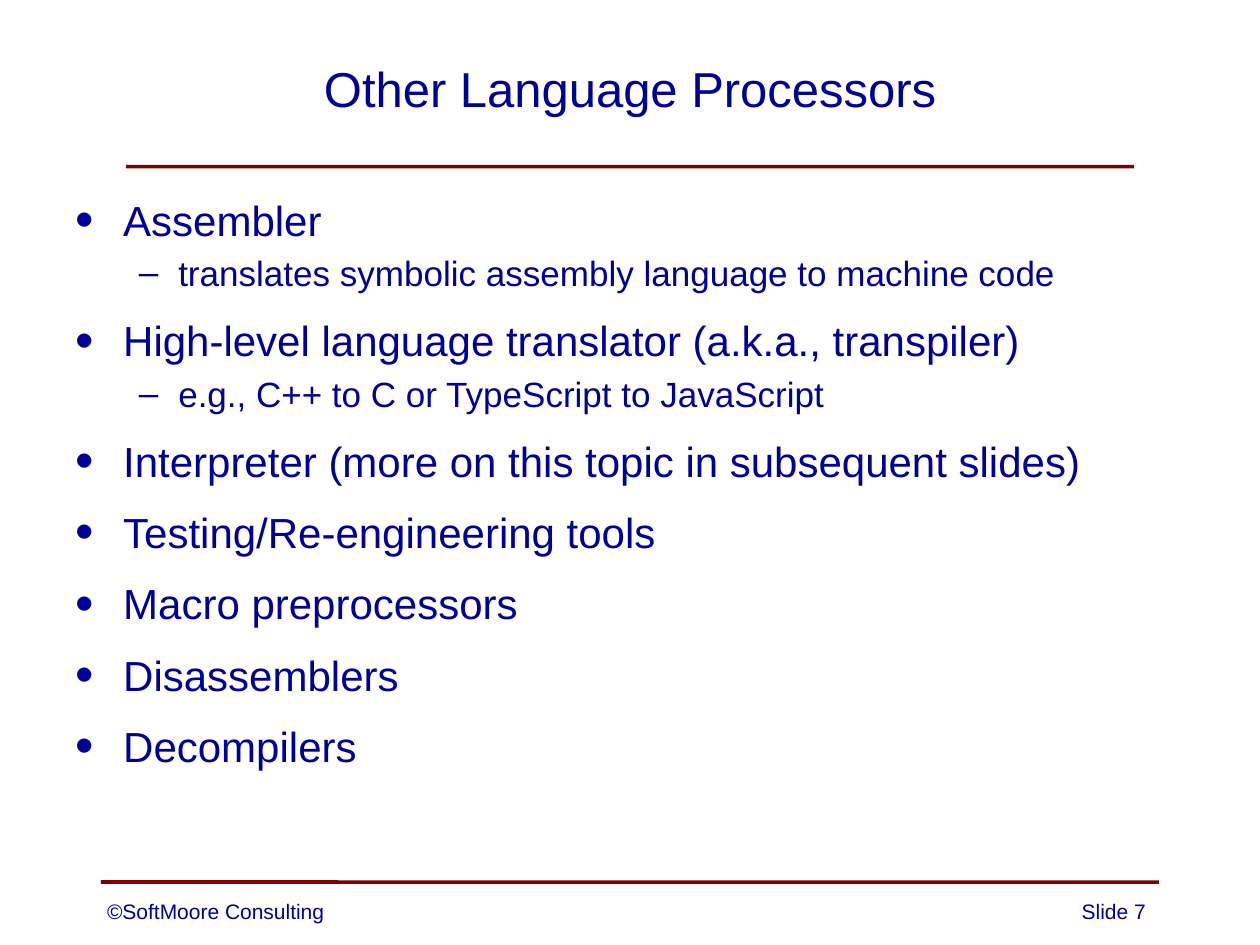
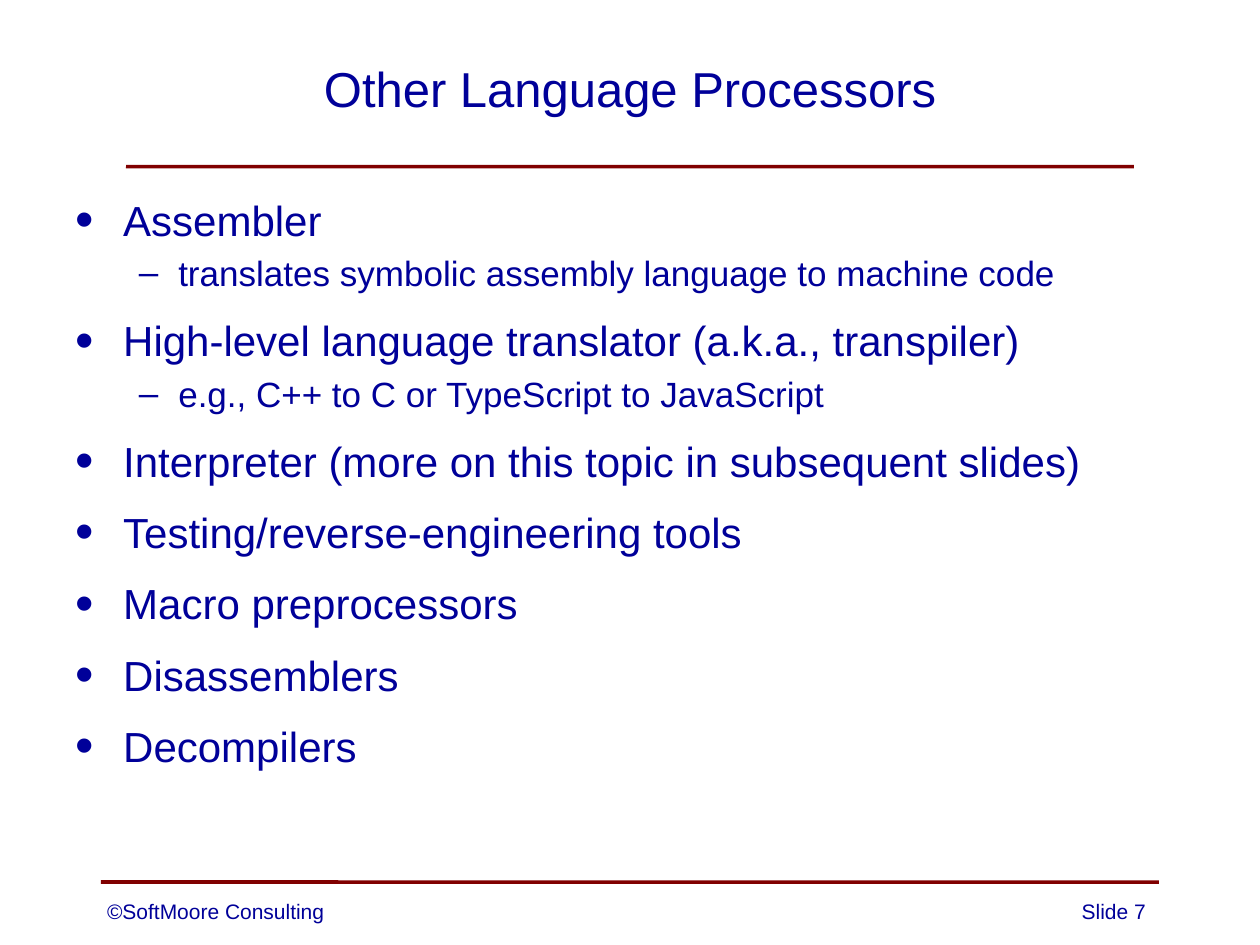
Before and after one commit to SoftMoore/CPRL-Java-4th, a slide deck: slide 7 of PowerPoints/01 - Overview of Compilers.pptx. Drawn at 1260x945 pixels with LibreOffice and Linux fonts; fonts in the diff are those of the drawing. Boxes give left, top, right and bottom in pixels: in the first picture for what was removed or moved away, otherwise in the second. Text is boxed around its words. In the diff, an @@ line names an element or a change of style, - is before the commit and + after.

```diff
--- a/PowerPoints/01 - Overview of Compilers.pptx
+++ b/PowerPoints/01 - Overview of Compilers.pptx
@@ text at <box>123,517,742,556</box>: text changed @@
-• Testing/Re-engineering tools
+• Testing/reverse-engineering tools
```
Also in this commit, not shown: 1 other slide changed.
